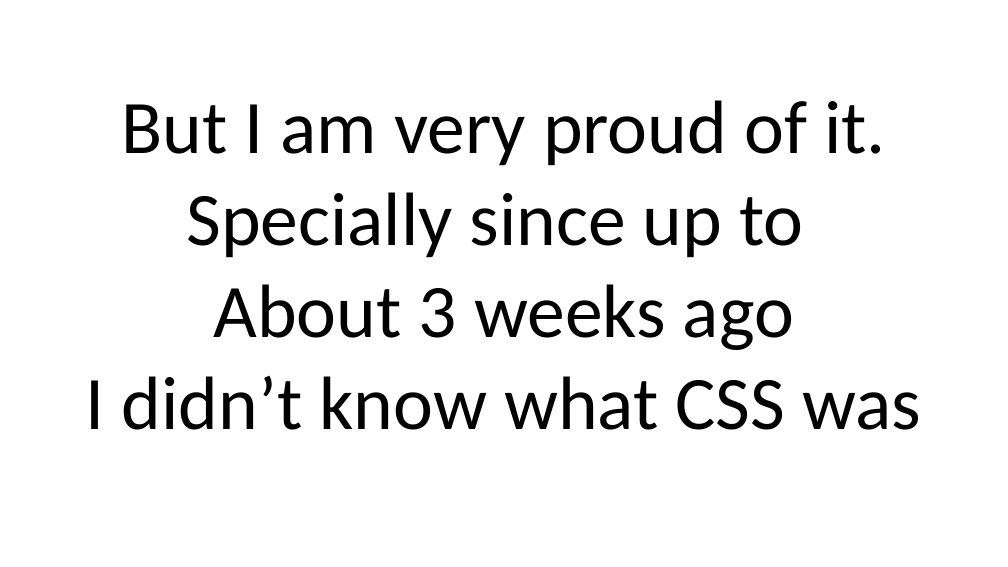
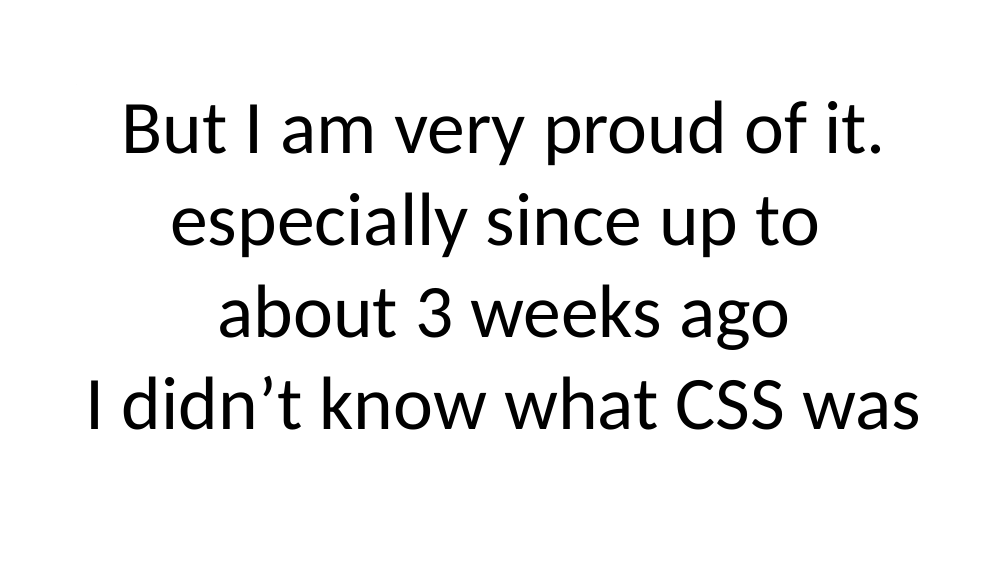
Before and after one commit to juliovquevedo/julio-personal-website, a slide deck: slide 5 of Week-1-Presentation.pptx. Drawn at 1008x567 pixels with LibreOffice and Linux fonts; fonts in the diff are those of the drawing. Boxes give left, top, right and bottom in pixels: in the first picture for what was removed or moved away, otherwise in the second. Text is boxed around its words. In the diff, an @@ line names an element or a change of style, - is before the commit and + after.

```diff
--- a/Week-1-Presentation.pptx
+++ b/Week-1-Presentation.pptx
@@ text at (170, 192, 820, 350): text changed @@
-Specially since up to
-About 3 weeks ago
+especially since up to
+about 3 weeks ago
```
Also in this commit, not shown: 3 other slides changed, 1 slide added, 2 other files.
